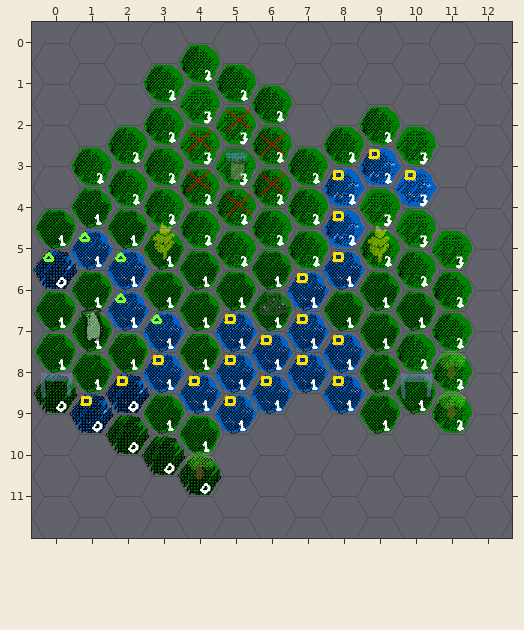
One commit to this Tiled map (JSON): Tiled/Region3.json. This is how it looked before the edit.
Cells are 64x55 px. Hexagonal. Every second column is shifted by half a cell. Shown: x 0..12, y 0..11.
After the commit:
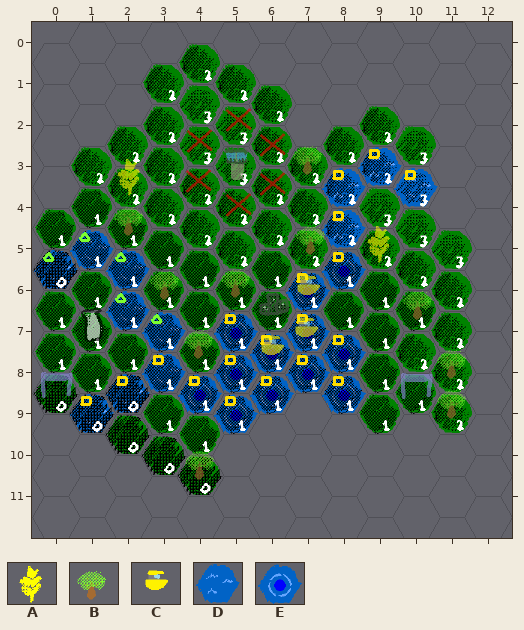
Key: from "Objects": A 0 "Building", B 3 "Forest", C 10; from "Type": D 0, E 5.
_ is an empty cell.
Objects are placed by their top-left corner, in cells (3,4 is the top-left corner of cell 3,4); size is 1x1 cell unless given.
Commit message: add skimmer/dredger spawning & update map
What changed:
{"change": "layer \"Objects\" opacity 45% -> 61%"}
{"where": "layer \"Tile Type\""}
{"y":5,"x":8,"old":"D","new":"E"}
{"y":6,"x":7,"old":"D","new":"E"}
{"y":7,"x":5,"old":"DDDD","new":"EEEE"}
{"y":8,"x":4,"old":"DDDDD","new":"EEEEE"}
{"y":9,"x":5,"old":"D","new":"E"}
{"where": "layer \"Objects\""}
{"was": "A \"region3_grain2\" at 3,4.8 size 1.3x1", "now": "A \"region3_grain2\" at 2.1,3.3 size 1.3x1"}
{"now": "B \"Forest\" at 7.1,2.8 size 1.3x1"}
{"now": "B \"Forest\" at 2.1,4.3 size 1.3x1"}
{"now": "B \"Forest\" at 7.2,4.7 size 1.3x1"}
{"now": "B \"Forest\" at 5.1,5.8 size 1.3x1"}
{"now": "B \"Forest\" at 3.1,5.8 size 1.3x1"}
{"now": "C \"region3_skimmer1\" at 7,6 size 1.3x1"}
{"now": "B \"Forest\" at 10.1,6.3 size 1.3x1"}
{"now": "C \"region3_skimmer2\" at 7,7 size 1.3x1"}
{"now": "B \"Forest\" at 4,7.3 size 1.3x1"}
{"now": "C \"region3_skimmer3\" at 6,7.4 size 1.3x1"}
